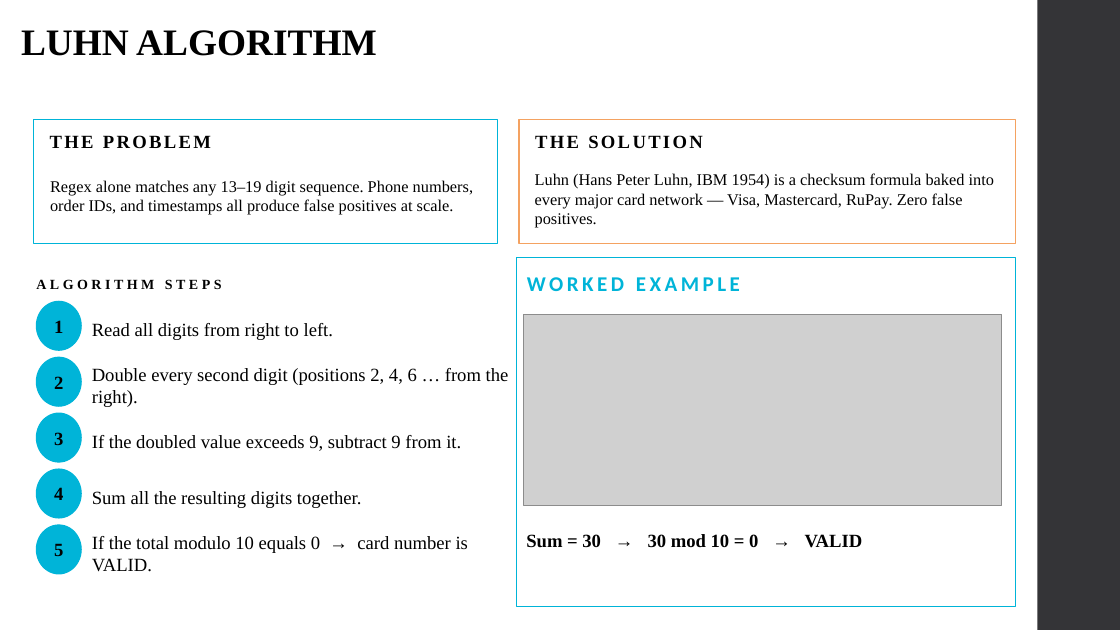
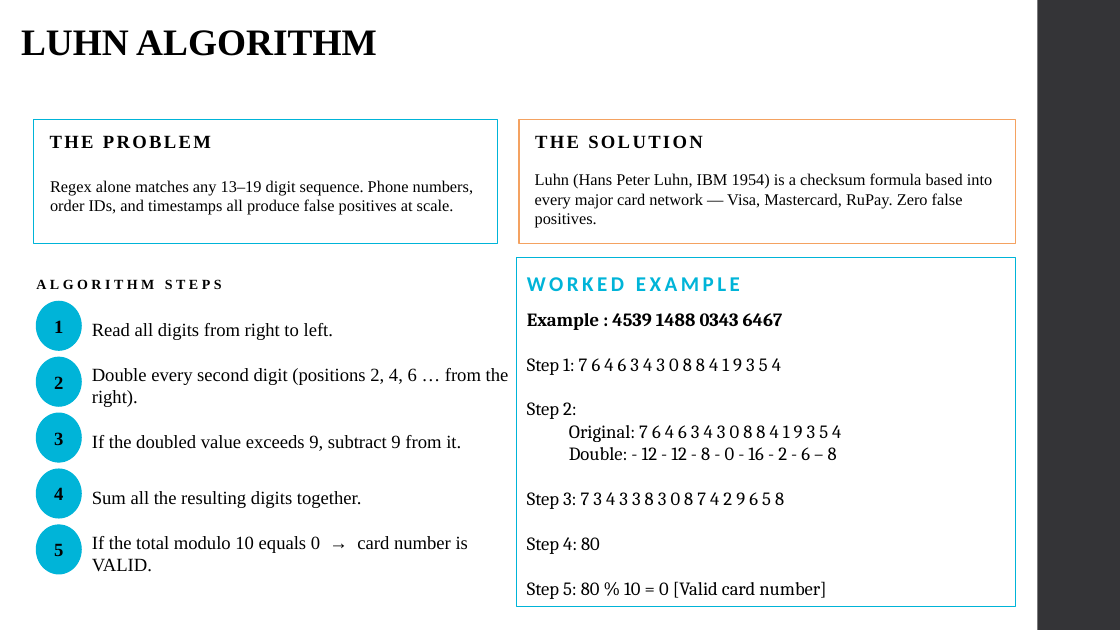
Before and after one commit to Preetamin04/PhishGuard_Data-Loss-Prevention, a slide deck: slide 7 of PhishGuard.pptx. Drawn at 1120x630 pixels with LibreOffice and Linux fonts; fonts in the diff are those of the drawing; grey boxes stand for pictures. Boxes give left, top, right and bottom in pixels: in the first picture for what was removed or moved away, otherwise in the second. Text is boxed around its words. In the diff, an @@ line names an element or a change of style, - is before the commit and + after.

```diff
--- a/PhishGuard.pptx
+++ b/PhishGuard.pptx
@@ text at bbox=[535, 173, 992, 228]: text changed @@
-Luhn (Hans Peter Luhn, IBM 1954) is a checksum formula baked into every major card network — Visa, Mastercard, RuPay. Zero false positives.
+Luhn (Hans Peter Luhn, IBM 1954) is a checksum formula based into every major card network — Visa, Mastercard, RuPay. Zero false positives.
@@ picture removed at bbox=[523, 314, 1002, 505] @@
@@ text added at bbox=[527, 313, 841, 599], 16 pt, text #000000 @@
+Example : 4539 1488 0343 6467
+Step 1: 7 6 4 6 3 4 3 0 8 8 4 1 9 3 5 4
+Step 2:
+Original: 7 6 4 6 3 4 3 0 8 8 4 1 9 3 5 4
+Double: - 12 - 12 - 8 - 0 - 16 - 2 - 6 – 8
+Step 3: 7 3 4 3 3 8 3 0 8 7 4 2 9 6 5 8
+Step 4: 80
+Step 5: 80 % 10 = 0 [Valid card number]
@@ text removed at bbox=[526, 534, 863, 548] @@
-Sum = 30 → 30 mod 10 = 0 → VALID
```
Also in this commit, not shown: 5 other slides changed, 1 slide added, 1 slide removed, 3 other files.
